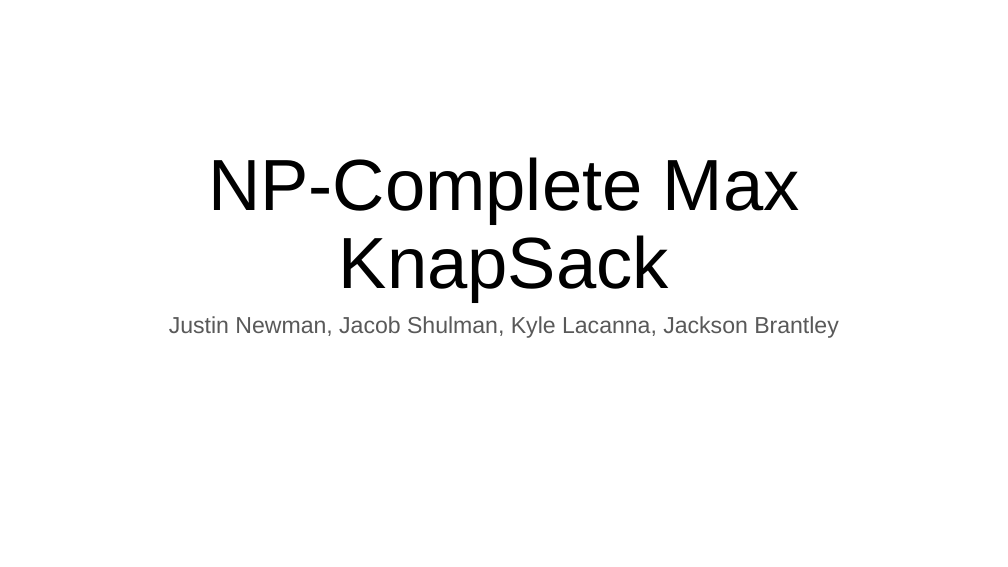
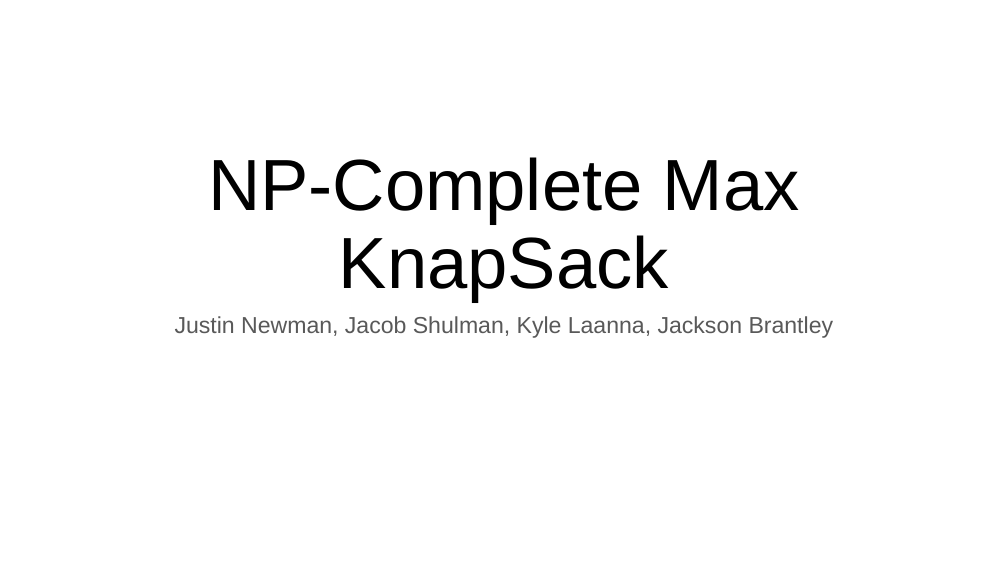
Before and after one commit to JustinMatthewNewman/cs412_FinalProject, a slide deck: slide 1 of presentations/cs412_Final.pptx. Drawn at 1008x567 pixels with LibreOffice and Linux fonts; fonts in the diff are those of the drawing. Boxes give left, top, right and bottom in pixels: in the first picture for what was removed or moved away, otherwise in the second. Text is boxed around its words. In the diff, an @@ line names an element or a change of style, - is before the commit and + after.

```diff
--- a/presentations/cs412_Final.pptx
+++ b/presentations/cs412_Final.pptx
@@ subtitle at box(175, 316, 834, 338): text changed @@
-Justin Newman, Jacob Shulman, Kyle Lacanna, Jackson Brantley
+Justin Newman, Jacob Shulman, Kyle Laanna, Jackson Brantley
```
Also in this commit, not shown: 7 other slides changed, 2 slides added, 3 slides removed.
